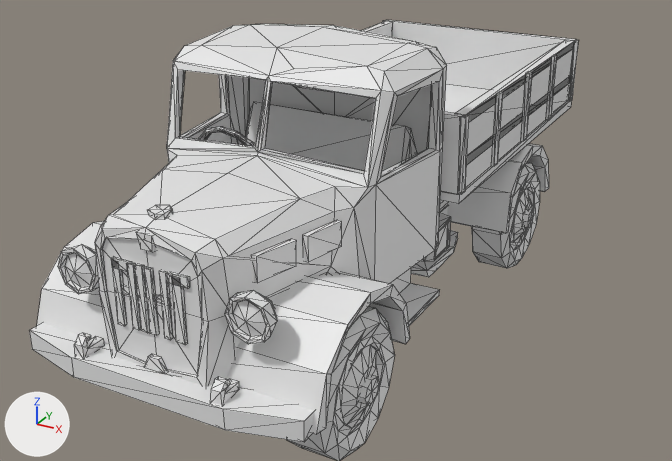
What one commit did to the glTF model web/public/pezzi/sicily_italian_motorized_inf_0.glb.
Before and after are seen from a camera (50 mm lens) standing at (0.625, -1.184, 0.705) and looking at (0.019, -0.081, 0.154). The lights are fixed; the arrows at lower left show +X, +Y and +Z. The first picture is the older version. Mesh edges are drawn as thin lines. Materials are left out; every surface is plain grey. Vertices at exactly the same position are counted once.

In view in the first picture: 'geometry_0'.
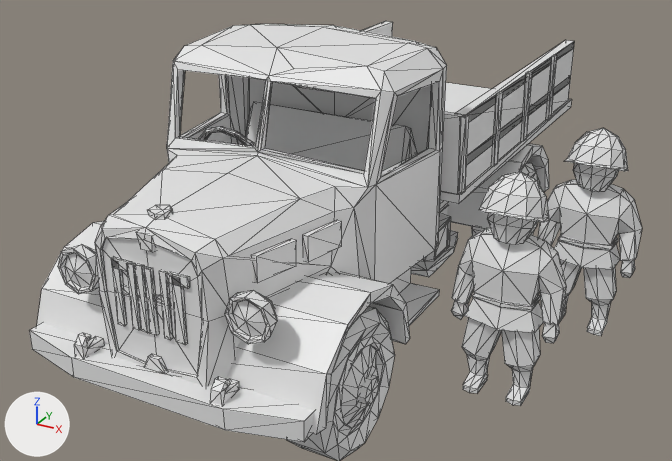
The newer file is also turned or shifted as a whole; pictures and numbers use the older file's frame.

Patch to the scene script:
```diff
--- a/web/public/pezzi/sicily_italian_motorized_inf_0.glb.py
+++ b/web/public/pezzi/sicily_italian_motorized_inf_0.glb.py
@@ me_geometry_0 @@
 # used by ob_geometry_0; location = (0.0, 0.0, 0.0)
-me_geometry_0.from_pydata(...)  # 1640 vertices, 3040 faces; spans x -0.215..0.215, y -0.506..0.506, z 0.0..0.45
+me_geometry_0.from_pydata(...)  # 2106 vertices, 3934 faces; spans x -0.215..0.416, y -0.506..0.506, z 0.0..0.45
+# me_geometry_0 part 1: the loose piece of 6 vertices spanning x 0.19..0.197, y 0.489..0.506, z 0.232..0.343 is deleted
+# me_geometry_0 part 2: 1 vertex removed from x 0.192, y -0.157, z 0.101; 486 vertices added at x 0.229..0.416, y -0.173..0.149, z 0.002..0.307
+# me_geometry_0 part 3: 13 vertices removed from x -0.191..0.196, y 0.492..0.506, z 0.232..0.343
```

Where the change shows, as pixel boxes (x1, y1, x2, y2) in the pictures (672 x 461 px):
'geometry_0', reshaped
    before: (29, 20, 579, 461)
    after: (29, 21, 642, 461)
part 1 of me_geometry_0, deleted
    before: (568, 40, 579, 101)
part 2 of me_geometry_0, built on
    before: (408, 291, 439, 326)
    after: (452, 128, 642, 406)
part 3 of me_geometry_0, deleted
    before: (383, 20, 576, 113)
